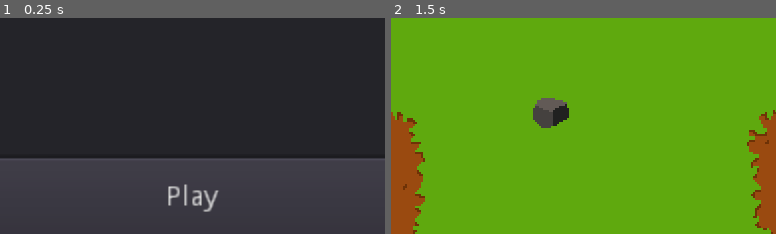
Above: before the commit, frames 1-2 (left to right).
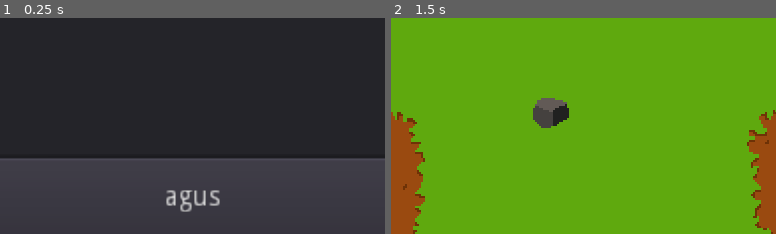
Above: after the commit, the same moments.

Repository: JinzouEnemy/Plagued-demo
Game: Godot game, scene res://scenes/menu.tscn
Two runs of this game, one before a commit and one after it. Both use one fixed random seed, a clock stepped at 60 frames per second and the inputs below.
Inputs:
- Up to frame 1 (0.25 s): no input
- Up to frame 2 (1.5 s): click "Play" (after the commit: "agus") at 0.5 s; click "atacar" at 1.25 s
The pictures show only the part of the screen within x 25-75%, y 0-50%; the shares and areas given below are measured in that part.

The runs differ from the first frame. In frame 1, 0.9% of the frame differs, in the area x 43-58%, y 76-90%; in frame 2, nothing differs.

Commit message:
modifique el boton

Diff:
--- a/scenes/menu.tscn
+++ b/scenes/menu.tscn
@@ -36,7 +36,7 @@
 margin_right = 295.0
 margin_bottom = 63.0
 rect_min_size = Vector2( 295, 40 )
-text = "Play"
+text = "agus"
 
 [node name="Button2" type="Button" parent="VBoxContainer"]
 margin_top = 67.0
